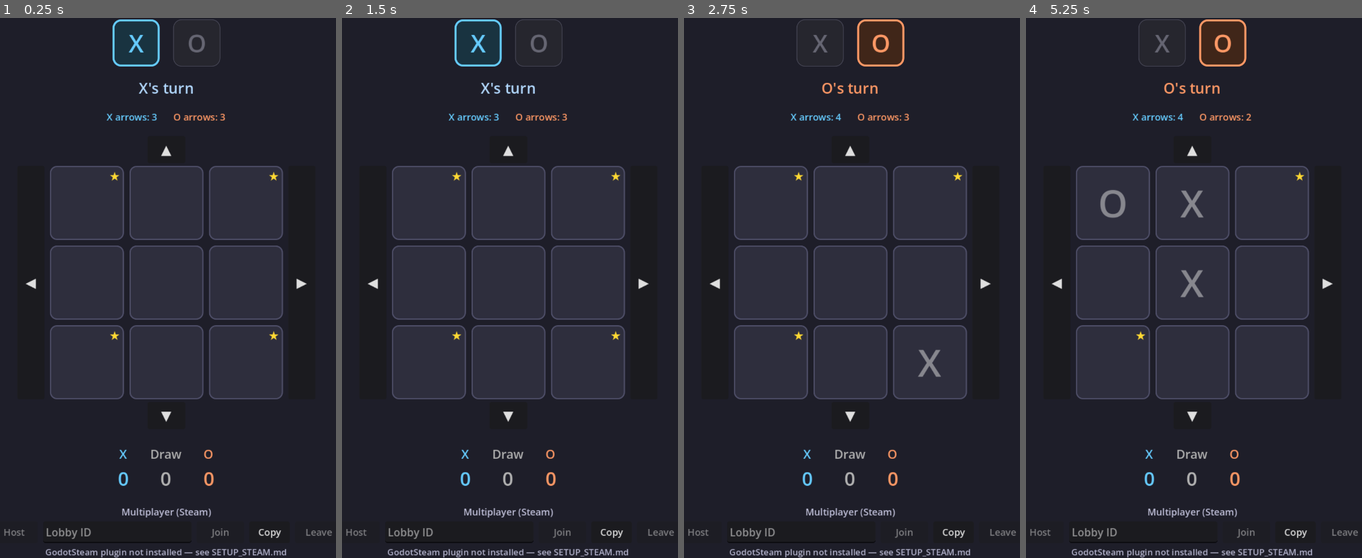
Above: before the commit, frames 1-4 (left to right).
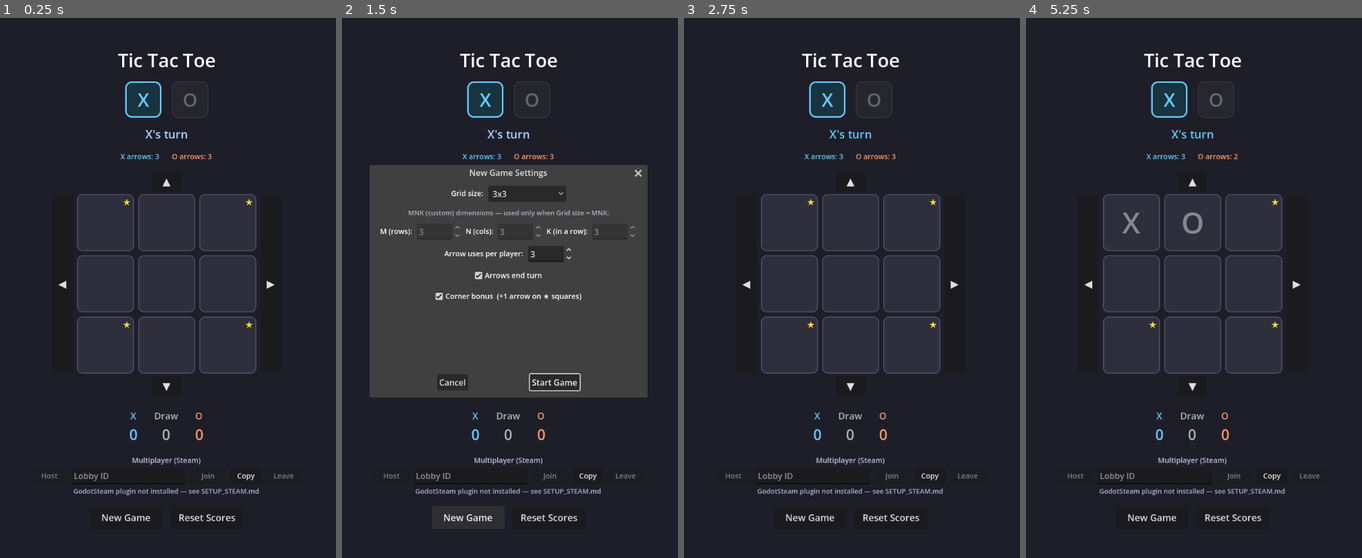
Above: after the commit, the same moments.

Repository: skynab/Tic-Tactical
Game: Godot game, scene res://Main.tscn
Same seed, same stepped clock (60 frames per second), same inputs: the game is played once before the commit and once after it.
Inputs (mouse positions are in pixels of both pictures, inside the frame that each line leads up to):
- Up to frame 1 (0.25 s): no input
- Up to frame 2 (1.5 s): click (469, 514) at 0.5 s, where only the run after the commit has a clickable "New Game"; click (469, 514) at 1.25 s, where only the run after the commit has a clickable "New Game"
- Up to frame 3 (2.75 s): click (895, 379) at 2 s, where only the run after the commit has a clickable "Start Game"
- Up to frame 4 (5.25 s): click "▲" at 2.75 s; click "◀" at 3.5 s; click "★" at 4.25 s; click (1194, 201) at 5.02 s

The runs differ from the first frame. In frame 1, 11% of the frame differs, in the area x 1-99%, y 0-100%; in frame 2, 15%; in frame 3, 12%; in frame 4, 13%.

Commit message:
Fix for MNK controls not becoming active.
Fix for MNK controls not becoming active after setting MNK as the game mode. Set using arrows to using a turn to on by default.

Diff:
--- a/Main.gd
+++ b/Main.gd
@@ -14,7 +14,10 @@
 # 0 = empty, 1 = X, 2 = O.
 const CellScript = preload("res://Cell.gd")
 
-enum GridMode { THREE = 3, FOUR = 4, MNK = -1 }
+# Use non-negative IDs so OptionButton.add_item(label, id) honors them.
+# add_item treats id == -1 as "auto-assign based on item index", which
+# silently breaks equality checks against get_selected_id().
+enum GridMode { THREE = 3, FOUR = 4, MNK = 5 }
 
 var grid_cols := 3   # M
 var grid_rows := 3   # N
@@ -41,11 +44,11 @@
 # Maps corner index -> true/false. true means the bonus is still available.
 var corner_bonus_armed: Dictionary = {}
 
-# When true, pressing an arrow button also ends the current player's turn
-# (like placing a piece). When false (default), only piece placement ends a
-# turn; the current player can keep shifting until they run out of arrow
-# uses or decide to place.
-var arrows_end_turn := false
+# When true (default), pressing an arrow button also ends the current
+# player's turn (like placing a piece). When false, only piece placement
+# ends a turn; the current player can keep shifting until they run out of
+# arrow uses or decide to place.
+var arrows_end_turn := true
 
 var cells: Array = []
 var status_label: Label
--- a/Main.tscn
+++ b/Main.tscn
@@ -401,6 +401,7 @@
 
 [node name="ArrowsEndTurnCheckBox" type="CheckBox" parent="ConfigDialog/ConfigBox/ArrowsEndTurnRow"]
 layout_mode = 2
+button_pressed = true
 text = "Arrows end turn"
 theme_override_font_sizes/font_size = 14
 
--- a/project.godot
+++ b/project.godot
@@ -27,4 +27,3 @@
 
 window/size/viewport_width=760
 window/size/viewport_height=1040
-window/stretch/scale=1.3
Not shown, changed: Main.gd.uid
Not shown, changed: README.md
